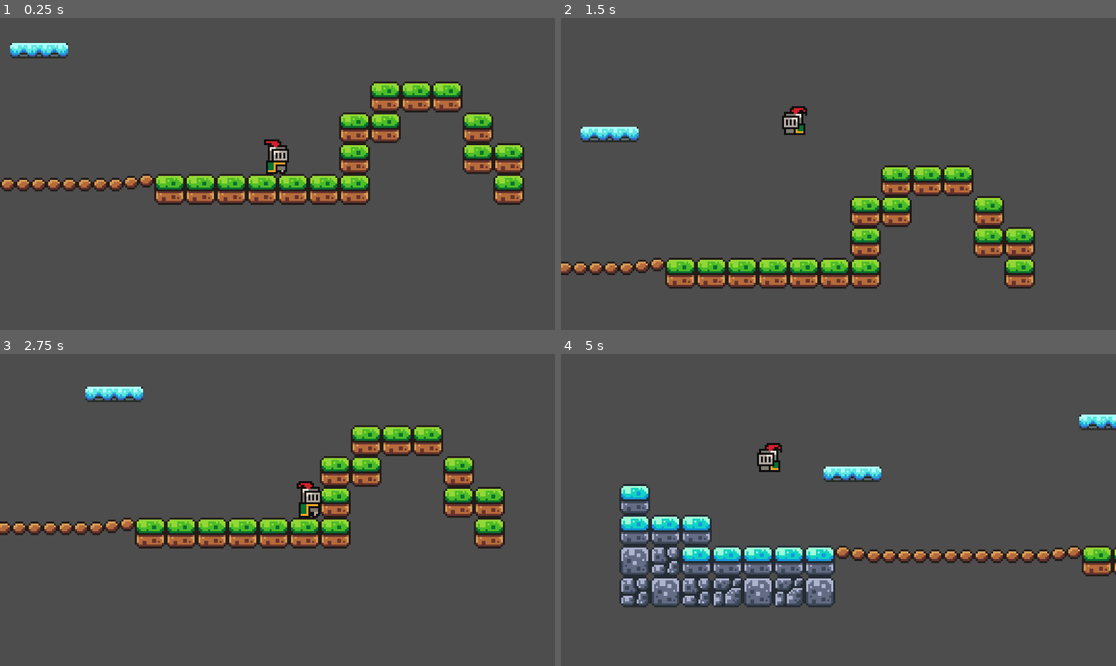
Above: before the commit, frames 1-4 (two rows, left to right).
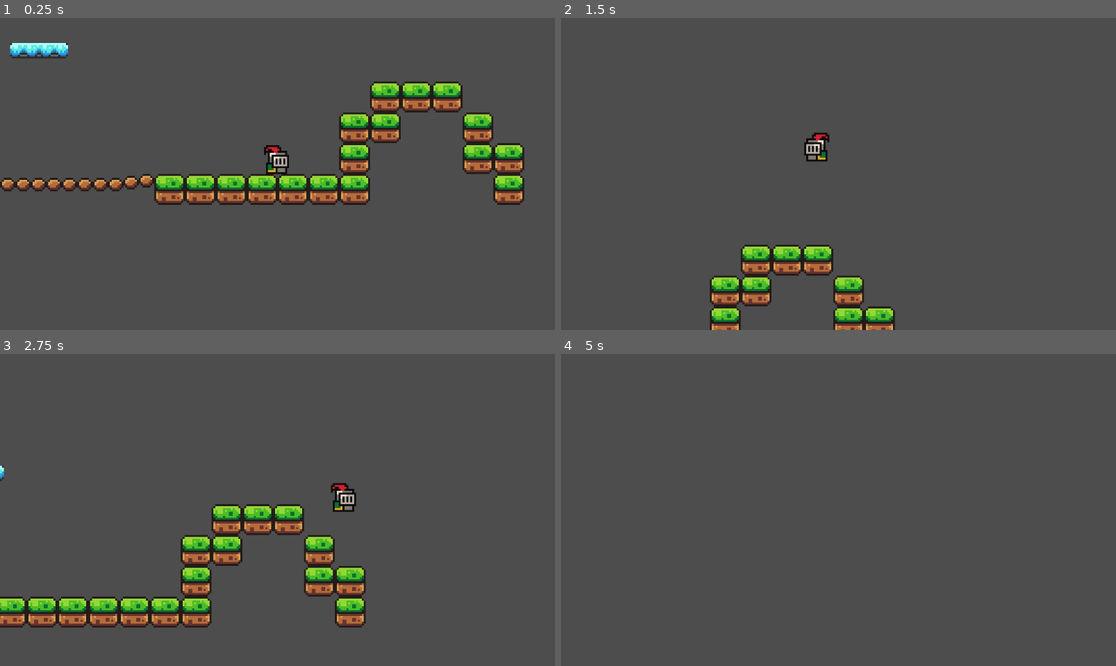
Above: after the commit, the same moments.

Repository: generallyy/platformer-brackeys-2
Game: Godot game, scene res://scenes/game.tscn
Same seed, same stepped clock (60 frames per second), same inputs: the game is played once before the commit and once after it.
Inputs:
- Up to frame 1 (0.25 s): no input
- Up to frame 2 (1.5 s): hold Right (move_right) 0.53-1.28 s; tap Space (jump) at 0.6, 0.77, 1.07, 1.35 s; hold Left (move_left) from 1.28 s (still down)
- Up to frame 3 (2.75 s): tap Space (jump) at 1.52, 1.82, 2.1 s; release Left (move_left) at 2.03 s; hold Right (move_right) from 2.03 s (still down)
- Up to frame 4 (5 s): tap Space (jump) at 2.85, 3.02, 3.32, 3.6, 3.77, 4.07, 4.35, 4.52, 4.82 s; release Right (move_right) at 3.53 s; hold Left (move_left) from 3.53 s (still down)

The runs differ from the first frame. In frame 1, 0.3% of the frame differs, in the area x 47-53%, y 38-51%; in frame 2, 13%; in frame 3, 18%, in the area x 0-91%, y 10-88%; in frame 4, 11%.

Commit message:
Revert "Added Boost Jump"
This reverts commit 99fa347edb3fcd1781ced09fd9ace7e19e003bb9.

Diff:
--- a/scenes/Player.tscn
+++ b/scenes/Player.tscn
@@ -1,8 +1,7 @@
-[gd_scene load_steps=30 format=3 uid="uid://cf8mwbv72ysx5"]
+[gd_scene load_steps=26 format=3 uid="uid://cf8mwbv72ysx5"]
 
 [ext_resource type="Texture2D" uid="uid://1jcup4os5nef" path="res://assets/sprites/knight.png" id="1_okj15"]
 [ext_resource type="Script" path="res://scripts/player.gd" id="1_wlgh5"]
-[ext_resource type="Texture2D" uid="uid://b1el231v8ig0m" path="res://assets/white_circle.png" id="3_a8hje"]
 
 [sub_resource type="AtlasTexture" id="AtlasTexture_b17sb"]
 atlas = ExtResource("1_okj15")
@@ -104,7 +103,7 @@
 "texture": SubResource("AtlasTexture_qljlw")
 }],
 "loop": true,
-"name": &"idle",
+"name": &"default",
 "speed": 5.0
 }, {
 "frames": [{
@@ -172,21 +171,6 @@
 [sub_resource type="CircleShape2D" id="CircleShape2D_ngcs4"]
 radius = 5.0
 
-[sub_resource type="Curve" id="Curve_rki24"]
-_data = [Vector2(0, 1), 0.0, 0.0, 0, 0, Vector2(0.893333, 0), 0.0, 0.0, 0, 0]
-point_count = 2
-
-[sub_resource type="CurveTexture" id="CurveTexture_wkbom"]
-curve = SubResource("Curve_rki24")
-
-[sub_resource type="ParticleProcessMaterial" id="ParticleProcessMaterial_1085j"]
-spread = 35.334
-initial_velocity_min = 200.0
-initial_velocity_max = 200.0
-angular_velocity_max = 64.72
-gravity = Vector3(0, 0, 0)
-scale_curve = SubResource("CurveTexture_wkbom")
-
 [node name="Player" type="CharacterBody2D"]
 z_index = 5
 script = ExtResource("1_wlgh5")
@@ -195,21 +179,10 @@
 texture_filter = 1
 position = Vector2(0, -12)
 sprite_frames = SubResource("SpriteFrames_sqkdx")
-animation = &"idle"
-autoplay = "idle"
+animation = &"jump"
+autoplay = "default"
+frame_progress = 0.827304
 
 [node name="CollisionShape2D" type="CollisionShape2D" parent="."]
 position = Vector2(0, -5)
 shape = SubResource("CircleShape2D_ngcs4")
-
-[node name="EffectsAnchor" type="Node2D" parent="."]
-
-[node name="BoostParticles" type="GPUParticles2D" parent="EffectsAnchor"]
-emitting = false
-amount = 20
-process_material = SubResource("ParticleProcessMaterial_1085j")
-texture = ExtResource("3_a8hje")
-lifetime = 0.36
-one_shot = true
-explosiveness = 1.0
-randomness = 1.0
--- a/scenes/game.tscn
+++ b/scenes/game.tscn
@@ -406,21 +406,6 @@
 physics_layer_0/collision_layer = 1
 sources/0 = SubResource("TileSetAtlasSource_q4vnh")
 
-[sub_resource type="Animation" id="Animation_2r32b"]
-length = 0.001
-tracks/0/type = "value"
-tracks/0/imported = false
-tracks/0/enabled = true
-tracks/0/path = NodePath(".:position")
-tracks/0/interp = 1
-tracks/0/loop_wrap = true
-tracks/0/keys = {
-"times": PackedFloat32Array(0),
-"transitions": PackedFloat32Array(1),
-"update": 0,
-"values": [Vector2(-145, -60)]
-}
-
 [sub_resource type="Animation" id="Animation_tdesf"]
 resource_name = "move"
 loop_mode = 2
@@ -437,6 +422,21 @@
 "values": [Vector2(-145, -60), Vector2(-47, -60)]
 }
 
+[sub_resource type="Animation" id="Animation_2r32b"]
+length = 0.001
+tracks/0/type = "value"
+tracks/0/imported = false
+tracks/0/enabled = true
+tracks/0/path = NodePath(".:position")
+tracks/0/interp = 1
+tracks/0/loop_wrap = true
+tracks/0/keys = {
+"times": PackedFloat32Array(0),
+"transitions": PackedFloat32Array(1),
+"update": 0,
+"values": [Vector2(-145, -60)]
+}
+
 [sub_resource type="AnimationLibrary" id="AnimationLibrary_a2a71"]
 _data = {
 "RESET": SubResource("Animation_2r32b"),
--- /dev/null
+++ b/scripts/main.gd
@@ -0,0 +1,25 @@
+extends Node2D
+
+@onready var pause_menu = $PauseMenu
+@onready var level_container = $LevelContainer
+
+func _ready():
+	load_level("res://scenes/levels/Level1.tscn")
+	pause_menu.visible = false
+
+
+func load_level(path: String):
+	free_children(level_container)
+
+	var level = load(path).instantiate()
+	level_container.add_child(level)
+
+	# Optional: Move player to spawn point
+	await get_tree().process_frame
+	var spawn = level.get_node_or_null("PlayerSpawn")
+	if spawn:
+		$Player.global_position = spawn.global_position
+
+func free_children(node: Node):
+	for child in node.get_children():
+		child.queue_free()
--- a/scripts/player.gd
+++ b/scripts/player.gd
@@ -4,106 +4,45 @@
 const SPEED = 200.0
 const JUMP_VELOCITY = -300.0
 
-
-var is_boosting = false
-var boost_timer = 0.0
-const BOOST_DURATION = 0.2 # SECONDS
-const BOOST_SPEED = 300.0	# constant horizontal speed
-
-var is_frozen = false
-var freeze_timer = 0.0
-const FREEZE_DURATION = 0.2 # SECONDS
-
-
 # Get the gravity from the project settings to be synced with RigidBody nodes.
 var gravity = ProjectSettings.get_setting("physics/2d/default_gravity")
-var has_air_boosted = false
-var facing_direction = 1 	# right = 1, left = -1
 @onready var animated_sprite = $AnimatedSprite2D
 
 func _physics_process(delta):
+	# Add the gravity.
+	if not is_on_floor():
+		velocity.y += gravity * delta
+
+	# Handle jump.
+	if Input.is_action_just_pressed("jump") and is_on_floor():
+		velocity.y = JUMP_VELOCITY
+
 	# Get the input direction and handle the movement/deceleration.
 	# As good practice, you should replace UI actions with custom gameplay actions.
 	var direction = Input.get_axis("move_left", "move_right")
 
 	# flip sprite or don't flip sprite
-	update_direction(direction)
-	update_animation()
+	if direction > 0:
+		animated_sprite.flip_h = false
+	elif direction < 0:
+		animated_sprite.flip_h = true
 
-		# Handle jump.
-	if Input.is_action_just_pressed("jump"):
-		if is_on_floor():
-			velocity.y = JUMP_VELOCITY
-			has_air_boosted = false
-		elif not has_air_boosted:
-			start_air_boost()
-
-	# Add the gravity.
-	if not is_on_floor() and not is_boosting:
-		velocity.y += gravity * delta
-
-	update_air_boost(delta)
-	update_freeze(delta)
-	if is_frozen:
-		return		# skips movement physics
-
-		# apply movement
-	if is_on_floor() or not is_boosting:
-		if direction:
-			velocity.x = direction * SPEED
-		else:
-			velocity.x = move_toward(velocity.x, 0, SPEED)
-
-
-	move_and_slide()
-
-func update_direction(direction: float):
-	if direction != 0:
-		facing_direction = sign(direction)
-	animated_sprite.flip_h = (facing_direction == - 1)
-
-func update_animation():
 	if is_on_floor():
-		if abs(velocity.x) < 1:
+		if direction == 0:
 			animated_sprite.play("idle")
 		else:
 			animated_sprite.play("run")
 	else:
 		animated_sprite.play("jump")
 
-func start_air_boost():
-	if not has_air_boosted and not is_on_floor():
-		is_boosting = true
-		boost_timer = BOOST_DURATION
-		has_air_boosted = true
 
-		$EffectsAnchor.position.x = -facing_direction * 10
-		$EffectsAnchor/BoostParticles.process_material.direction = Vector3(-facing_direction, 0, 0)
-		effect_boost()
 
-func update_air_boost(delta):
-	if is_boosting:
-		boost_timer -= delta
-		velocity.x = facing_direction * BOOST_SPEED
-		velocity.y = 0  # Optional: freeze vertical motion
-		if boost_timer <= 0:
-			is_boosting = false
-			velocity.x -= facing_direction * BOOST_SPEED
-			start_freeze(FREEZE_DURATION)
 
-func start_freeze(duration: float):
-	is_frozen = true
-	freeze_timer = duration
-	velocity = Vector2.ZERO  # lock player instantly
 
-func update_freeze(delta):
-	if is_frozen:
-		freeze_timer -= delta
-		velocity = Vector2.ZERO  # Optional: keep locked during freeze
-		if freeze_timer <= 0:
-			is_frozen = false
+	# apply movement
+	if direction:
+		velocity.x = direction * SPEED
+	else:
+		velocity.x = move_toward(velocity.x, 0, SPEED)
 
-func effect_boost():
-	$EffectsAnchor/BoostParticles.restart()
-	$EffectsAnchor/BoostParticles.emitting = true
-	#$BoostSound.play()
+	move_and_slide()
Binary file removed: assets/white_circle.png
Not shown, removed: assets/white_circle.png.import
